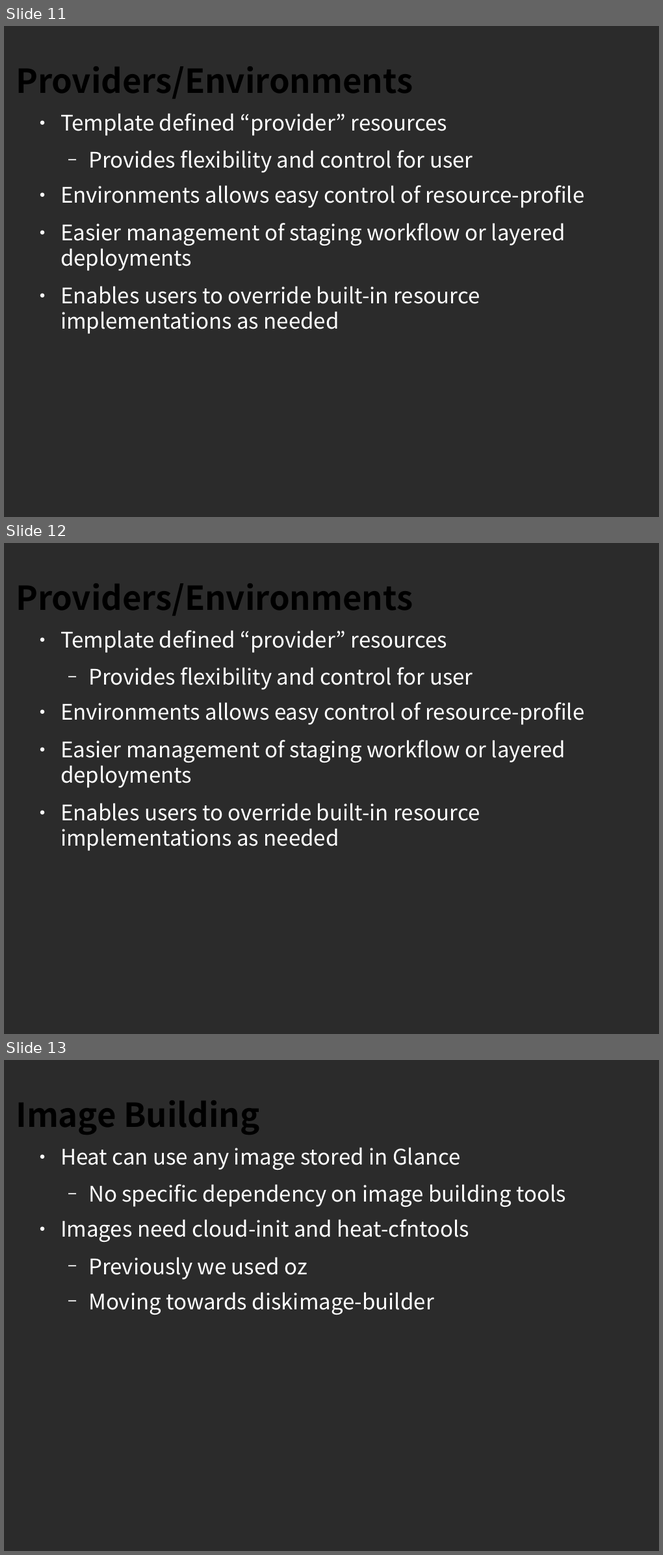
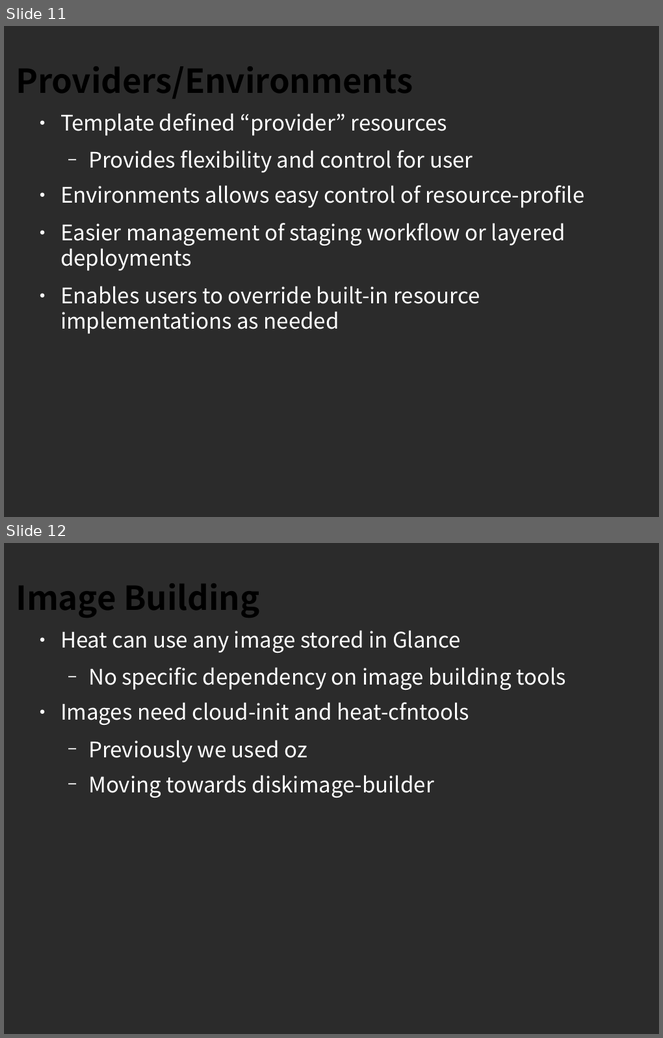
Before and after one commit to zaneb/presentations, a slide deck: heat-application-definition-slides.odp. Shown one above the other, each under a label of ours: slides 11, 12 and 13 before the commit, slides 11 and 12 after it. The pictures are 663x1555 and 663x1038 pixels, drawn with LibreOffice and Linux fonts; fonts in the diff are those of the drawing; background and template pictures are left out; a plain dark background stands for a picture behind light text. Boxes give left, top, right and bottom in pixels: in the first picture for what was removed or moved away, otherwise in the second. Text is boxed around its words. In the diff, an @@ line names an element or a change of style, - is before the commit and + after.

Commit message:
remove duplicate slide

```diff
--- a/heat-application-definition-slides.odp
+++ b/heat-application-definition-slides.odp
@@ slide 12 removed at (4, 543, 659, 1034), background picture (left out) @@
@@ title removed at (16, 583, 413, 616) @@
-Providers/Environments
@@ text removed at (61, 630, 584, 851) @@
-● Template defined “provider” resources
-  − Provides flexibility and control for user
-● Environments allows easy control of resource-profile
-● Easier management of staging workflow or layered deployments
-● Enables users to override built-in resource implementations as needed
@@ what was slide 13 is now slide 12 @@
```
